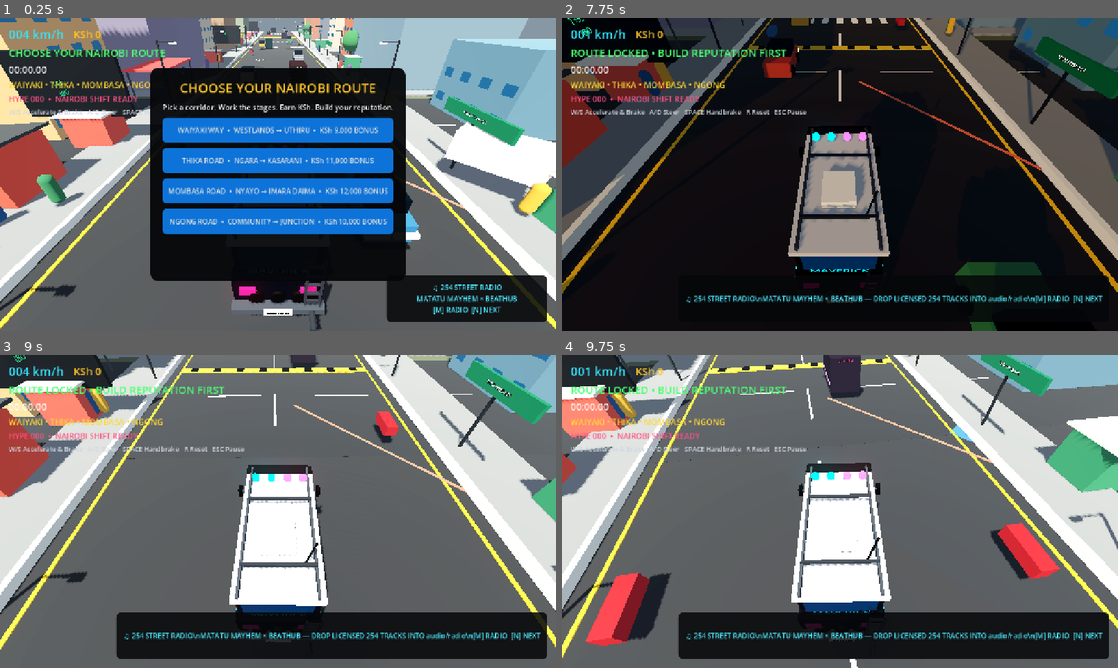
Above: before the commit, frames 1-4 (two rows, left to right).
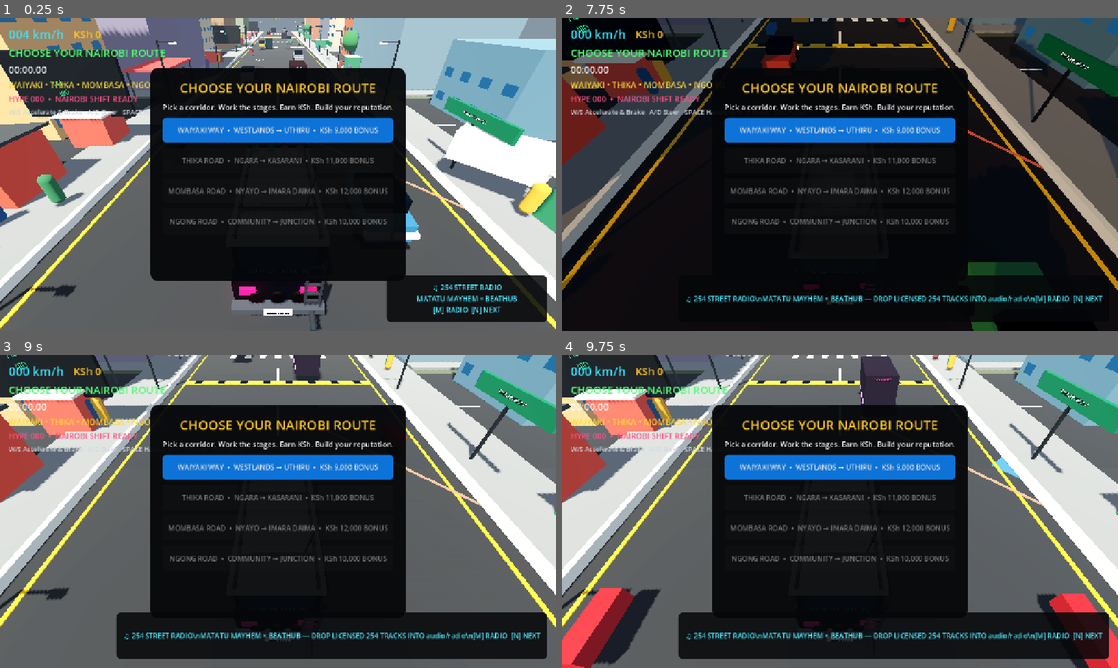
Above: after the commit, the same moments.

Repository: beathubonline-arch/Matatu-Mayhem
Game: Godot game, scene res://scenes/main/Main.tscn
Two runs of this game, one before a commit and one after it. Both use one fixed random seed, a clock stepped at 60 frames per second and the inputs below.
Inputs (mouse positions are in pixels of both pictures, inside the frame that each line leads up to):
- Up to frame 1 (0.25 s): no input
- Up to frame 2 (7.75 s): tap Enter at 0.5 s; move the mouse to (962, 158) at 0.52 s; hold D (steer_right) 0.53-1.28 s; hold N (radio_next) 0.53-1.28 s; click (962, 158) at 0.67 s; move the mouse to (728, 190) at 1.27 s; hold S (brake) 1.28-2.03 s; tap M (radio_toggle) at 1.35, 5.85 s; move the mouse to (895, 105) at 2.02 s; hold D (steer_right) 2.03-2.78 s; tap L at 2.1, 4.35, 6.6 s; move the mouse to (812, 237) at 2.77 s; hold W (accelerate) 2.78-3.53 s; tap N (radio_next) at 2.85, 7.35 s; click (812, 237) at 2.92 s; move the mouse to (1006, 221) at 3.52 s; hold M (radio_toggle) 3.53-4.28 s; hold A (steer_left) 3.53-5.03 s; move the mouse to (673, 127) at 4.27 s; move the mouse to (867, 174) at 5.02 s; hold S (brake) 5.03-5.78 s; hold N (radio_next) 5.03-5.78 s; click (867, 174) at 5.17 s; move the mouse to (756, 96) at 5.77 s; hold D (steer_right) 5.78-6.53 s; move the mouse to (962, 158) at 6.52 s; hold W (accelerate) 6.53-7.28 s; move the mouse to (728, 190) at 7.27 s; hold D (steer_right) from 7.28 s (still down); click (728, 190) at 7.42 s
- Up to frame 3 (9 s): move the mouse to (333, 442) at 8.02 s; release D (steer_right) at 8.03 s; hold S (brake) 8.03-8.78 s; hold M (radio_toggle) 8.03-8.78 s; move the mouse to (250, 574) at 8.77 s; hold A (steer_left) from 8.78 s (still down); tap L at 8.85 s
- Up to frame 4 (9.75 s): move the mouse to (1006, 558) at 9.52 s; release A (steer_left) at 9.53 s; hold W (accelerate) from 9.53 s (still down); hold N (radio_next) from 9.53 s (still down); click (1006, 558) at 9.67 s

The runs differ from the first frame. In frame 1, 10% of the frame differs, in the area x 29-71%, y 41-70%; in frame 2, 18%; in frame 3, 45%; in frame 4, 58%, in the area x 0-100%, y 0-100%.

Commit message:
Gate Nairobi route selection by progression

Diff:
--- a/scripts/ui/HUD.gd
+++ b/scripts/ui/HUD.gd
@@ -67,6 +67,7 @@
 		corridor_service.service_progress.connect(_on_service_progress)
 		corridor_service.run_time_changed.connect(_on_corridor_time_changed)
 		corridor_service.passenger_load_changed.connect(_on_passenger_load_changed)
+	_refresh_route_unlocks()
 	_on_hype_changed(0, 0, "NAIROBI SHIFT READY")
 	if OS.has_feature("mobile") or DisplayServer.is_touchscreen_available():
 		controls_label.visible = false
@@ -161,6 +162,7 @@
 	var record_text := "NEW PERSONAL BEST!" if new_best else "Best: %s" % _format_time(best)
 	finish_summary.text = "Time: %s\\n%s\\nPassengers: %d  •  Fares: KSh %s\\nRoute bonus: KSh %s\\nTotal: KSh %s" % [_format_time(elapsed), record_text, passengers, _format_number(fares), _format_number(reward), _format_number(balance)]
 	replay_button.text = "CHOOSE NEXT ROUTE"
+	_refresh_route_unlocks()
 
 func _select_corridor(index: int) -> void:
 	if corridor_service == null:
@@ -184,3 +186,14 @@
 	if alighted > 0:
 		movement += "  -%d OUT" % alighted
 	passenger_label.text = "PASSENGERS %d/%d%s" % [onboard, capacity, movement]
+
+func _refresh_route_unlocks() -> void:
+	var unlocked := int(SaveManager.data.get("unlocked_corridors", 1))
+	var buttons: Array[Button] = [
+		$RouteSelectPanel/VBox/Waiyaki,
+		$RouteSelectPanel/VBox/Thika,
+		$RouteSelectPanel/VBox/Mombasa,
+		$RouteSelectPanel/VBox/Ngong
+	]
+	for i in range(buttons.size()):
+		buttons[i].disabled = i >= unlocked
